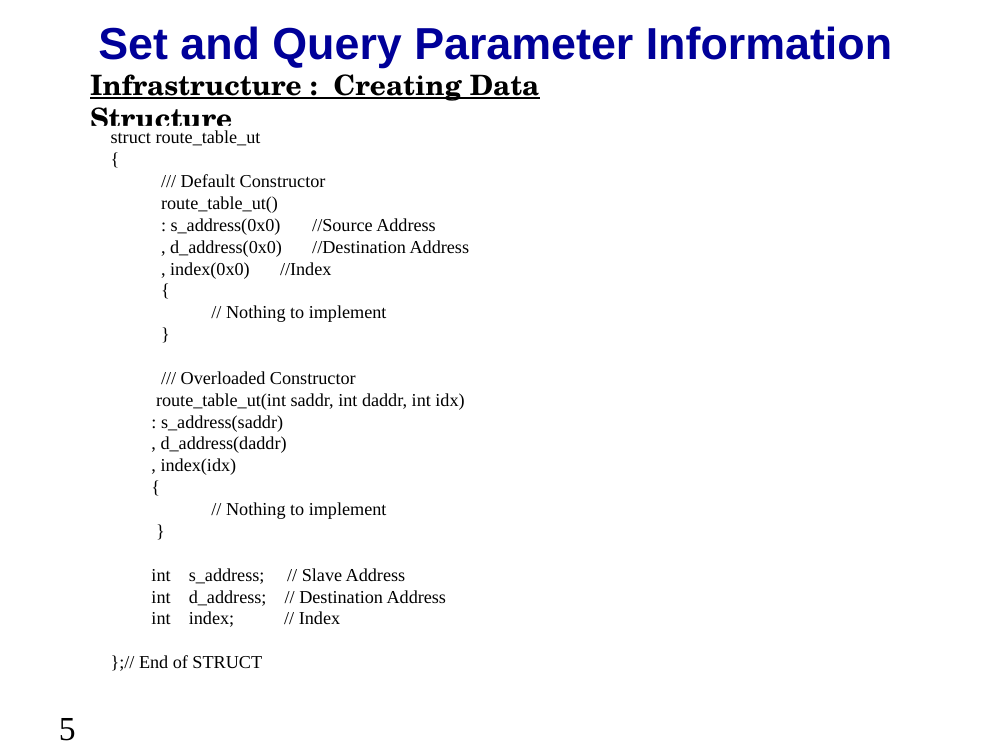
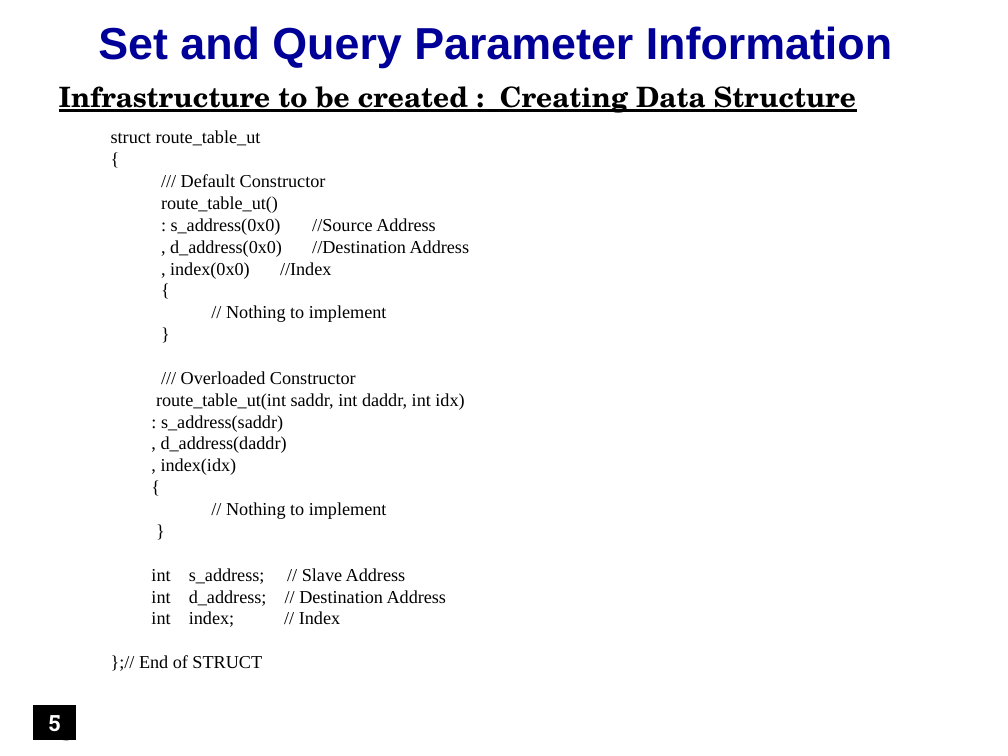
Before and after one commit to accellera-official/cci, a slide deck: slide 5 of examples/ex16_User_Defined_Data_Type/docs/ex16_User_Defined_Data_Type.ppt. Drawn at 1008x756 pixels with LibreOffice and Linux fonts; fonts in the diff are those of the drawing; background and template pictures are left out. Boxes give left, top, right and bottom in pixels: in the first picture for what was removed or moved away, otherwise in the second. Text is boxed around its words. In the diff, an @@ line names an element or a change of style, - is before the commit and + after.

```diff
--- a/examples/ex16_User_Defined_Data_Type/docs/ex16_User_Defined_Data_Type.ppt
+++ b/examples/ex16_User_Defined_Data_Type/docs/ex16_User_Defined_Data_Type.ppt
@@ text at box(59, 86, 856, 113): text changed @@
-Infrastructure : Creating Data Structure
+Infrastructure to be created : Creating Data Structure
@@ rectangle added at box(33, 706, 76, 739), fill #000000, outline #000000 0.74 pt, 16 pt, text #FFFFFF, bold @@
+5
```
Also in this commit, not shown: 18 other slides changed, 11 other files.
